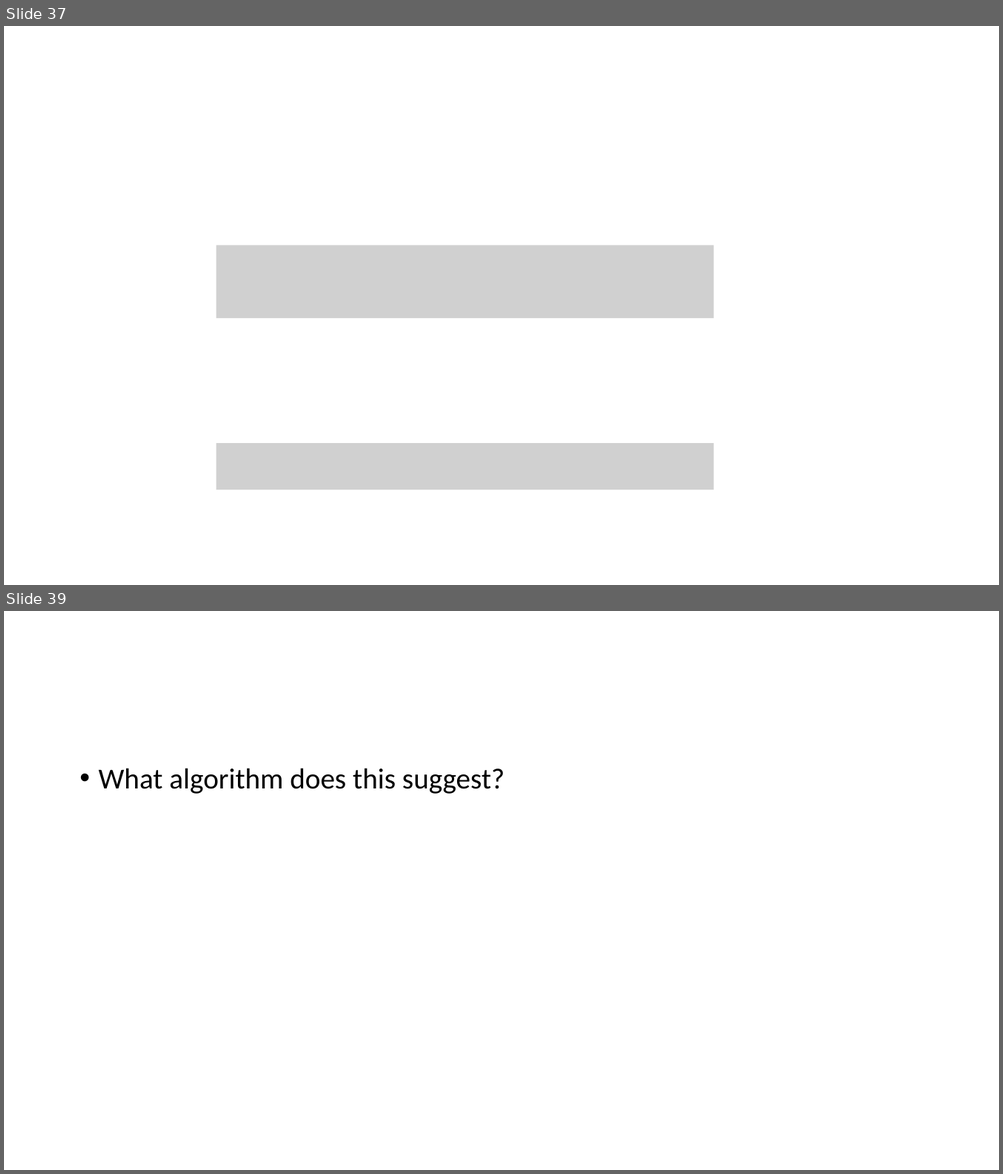
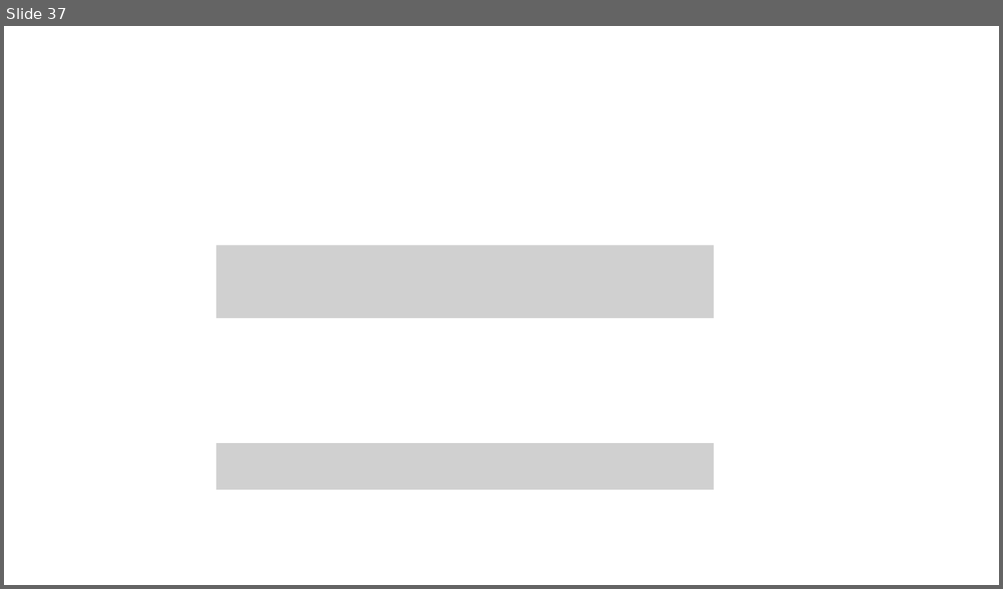
Before and after one commit to samsonzhou/samsonzhou.github.io, a slide deck: CSCE689-23/L16.pptx. Shown one above the other, each under a label of ours: slides 37 and 39 before the commit, slide 37 after it; the slides between them are not shown. The pictures are 1003x1174 and 1003x589 pixels, drawn with LibreOffice and Linux fonts; fonts in the diff are those of the drawing; grey boxes stand for pictures. Boxes give left, top, right and bottom in pixels: in the first picture for what was removed or moved away, otherwise in the second. Text is boxed around its words. In the diff, an @@ line names an element or a change of style, - is before the commit and + after.

```diff
--- a/CSCE689-23/L16.pptx
+++ b/CSCE689-23/L16.pptx
@@ slide 39 removed at box(4, 611, 999, 1170), background #FFFFFF @@
@@ text removed at box(99, 768, 504, 794) @@
-• What algorithm does this suggest?
```
Also in this commit, not shown: 66 other slides removed, 2 other files.
